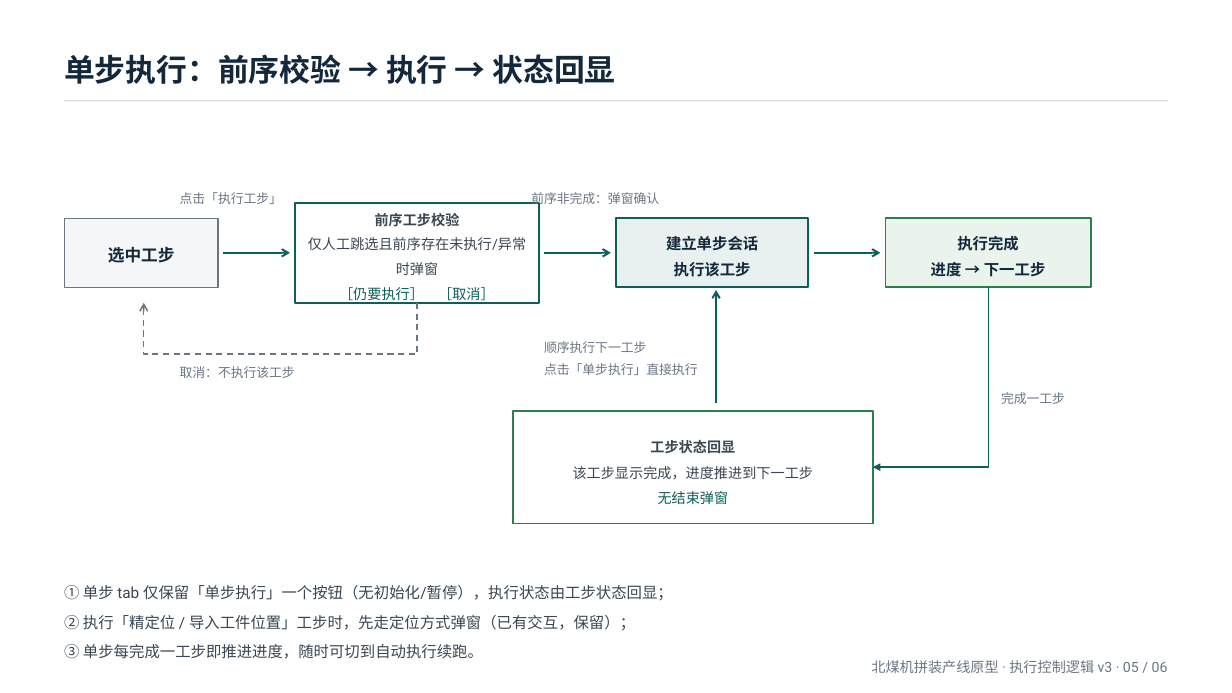
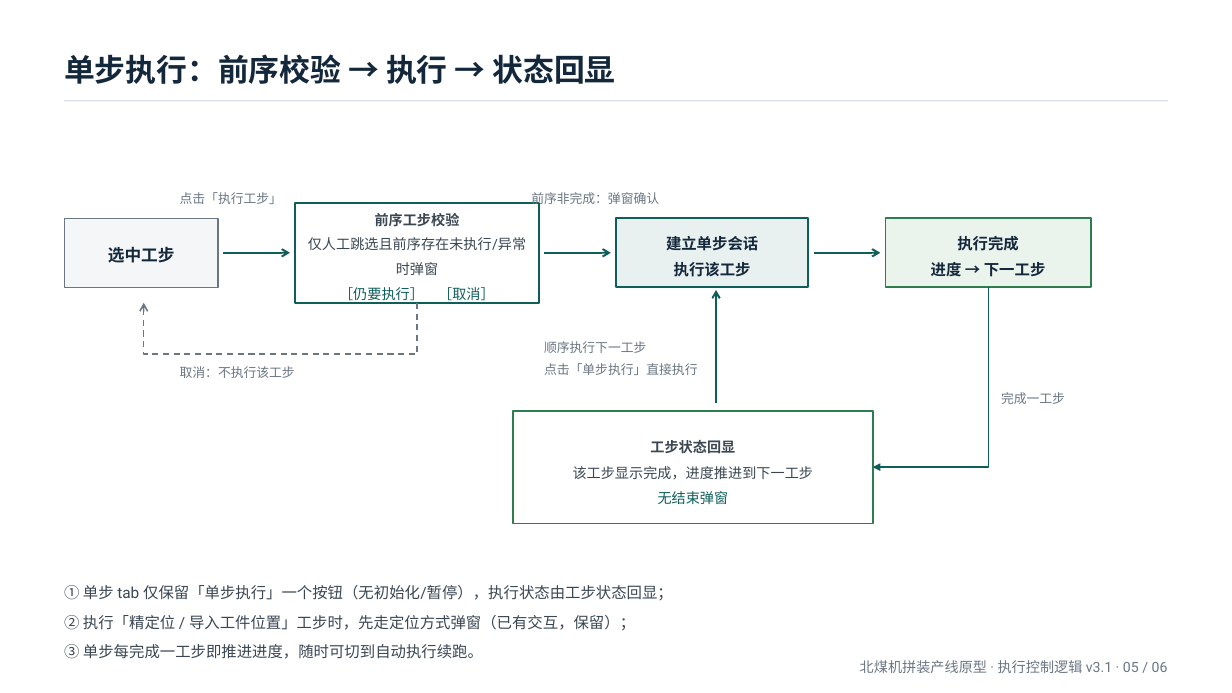
Before and after one commit to chenghe12581-ops/beimei-assembly-line-demo, a slide deck: slide 5 of docs/generated/execution-control-flow/执行按钮逻辑流程图.pptx. Drawn at 1232x693 pixels with LibreOffice and Linux fonts; fonts in the diff are those of the drawing. Boxes give left, top, right and bottom in pixels: in the first picture for what was removed or moved away, otherwise in the second. Text is boxed around its words. In the diff, an @@ line names an element or a change of style, - is before the commit and + after.

Commit message:
顶栏恢复停止按钮（跳出执行状态），修复单站自动执行不变暂停的互锁传参 bug

```diff
--- a/docs/generated/execution-control-flow/执行按钮逻辑流程图.pptx
+++ b/docs/generated/execution-control-flow/执行按钮逻辑流程图.pptx
@@ text at (860,660,1168,673): text changed @@
-北煤机拼装产线原型 · 执行控制逻辑 v3 · 05 / 06
+北煤机拼装产线原型 · 执行控制逻辑 v3.1 · 05 / 06
```
Also in this commit, not shown: 4 other slides changed, 4 other files.
